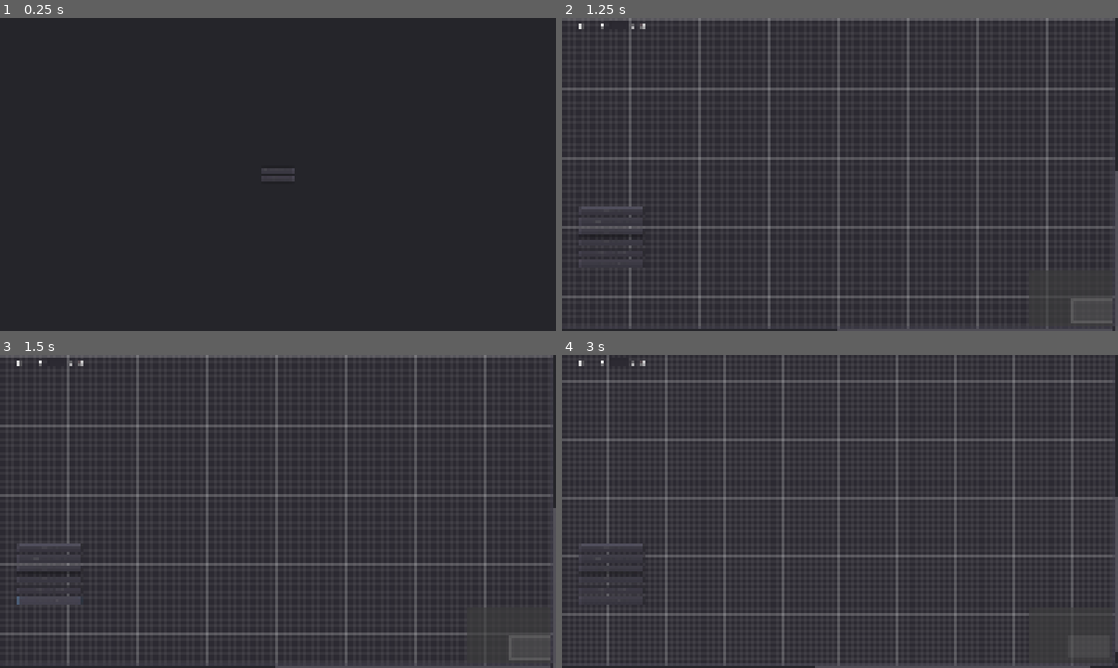
Above: before the commit, frames 1-4 (two rows, left to right).
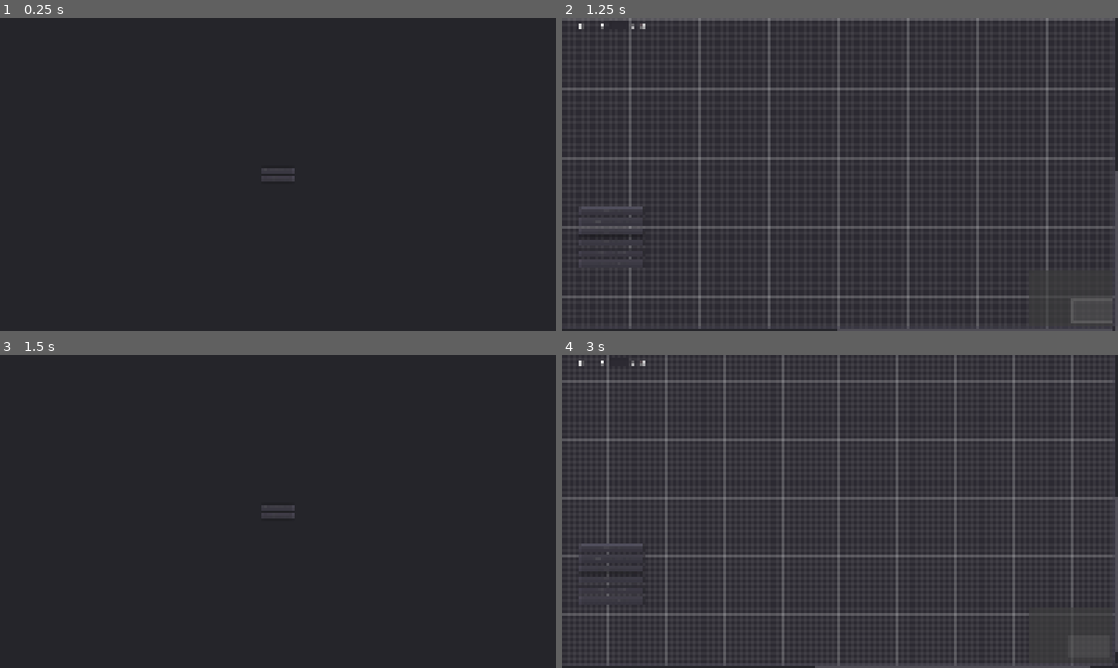
Above: after the commit, the same moments.

Repository: masterhand83/moon_dialogs
Game: Godot game, scene res://GUI/main_view.tscn
Two runs of this game, one before a commit and one after it. Both use one fixed random seed, a clock stepped at 60 frames per second and the inputs below.
Inputs (mouse positions are in pixels of both pictures, inside the frame that each line leads up to):
- Up to frame 1 (0.25 s): no input
- Up to frame 2 (1.25 s): click "New Project" at 0.5 s
- Up to frame 3 (1.5 s): click "return to menu" at 1.25 s
- Up to frame 4 (3 s): click (840, 508) at 2 s, where only the run after the commit has a clickable "New Project"; click (573, 361) at 2.75 s

Frames 1-2 are identical in both runs. In frame 3, 23% of the frame differs, in the area x 0-100%, y 0-100%; in frame 4, nothing differs.

Commit message:
finished gui

Diff:
--- a/GUI/main_view.gd
+++ b/GUI/main_view.gd
@@ -14,9 +14,5 @@
         $MainMenu.show()
 
 
-
-
-
-
 func _on_child_change_view(view) -> void:
     change_view(view)
--- a/editor_menu/editor_buttons.gd
+++ b/editor_menu/editor_buttons.gd
@@ -4,3 +4,7 @@
 signal add_action()
 signal add_event()
 signal return_to_menu()
+
+
+func _on_ReturnEventButton_pressed() -> void:
+    emit_signal('return_to_menu')
--- a/editor_menu/editor_buttons.tscn
+++ b/editor_menu/editor_buttons.tscn
@@ -49,3 +49,4 @@
 margin_right = 185.0
 margin_bottom = 215.0
 text = "return to menu"
+[connection signal="pressed" from="ReturnEventButton" to="." method="_on_ReturnEventButton_pressed"]
--- a/editor_menu/editor_menu.gd
+++ b/editor_menu/editor_menu.gd
@@ -1 +1,7 @@
 extends View
+
+
+
+
+func _on_EditorButtons_return_to_menu() -> void:
+    emit_signal('change_view', 'main')
--- a/editor_menu/editor_menu.tscn
+++ b/editor_menu/editor_menu.tscn
@@ -19,3 +19,4 @@
 }
 
 [node name="EditorButtons" parent="." instance=ExtResource( 2 )]
+[connection signal="return_to_menu" from="EditorButtons" to="." method="_on_EditorButtons_return_to_menu"]
